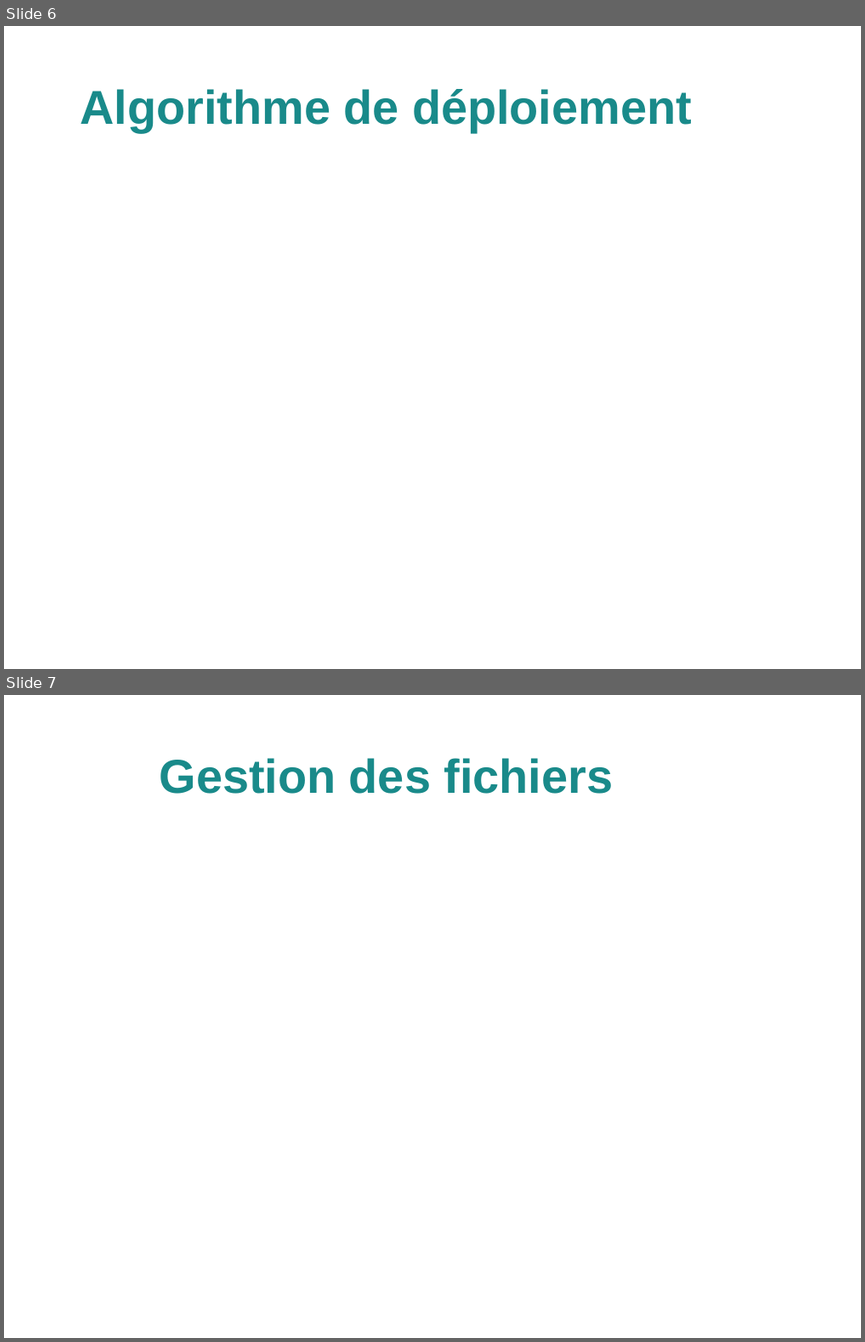
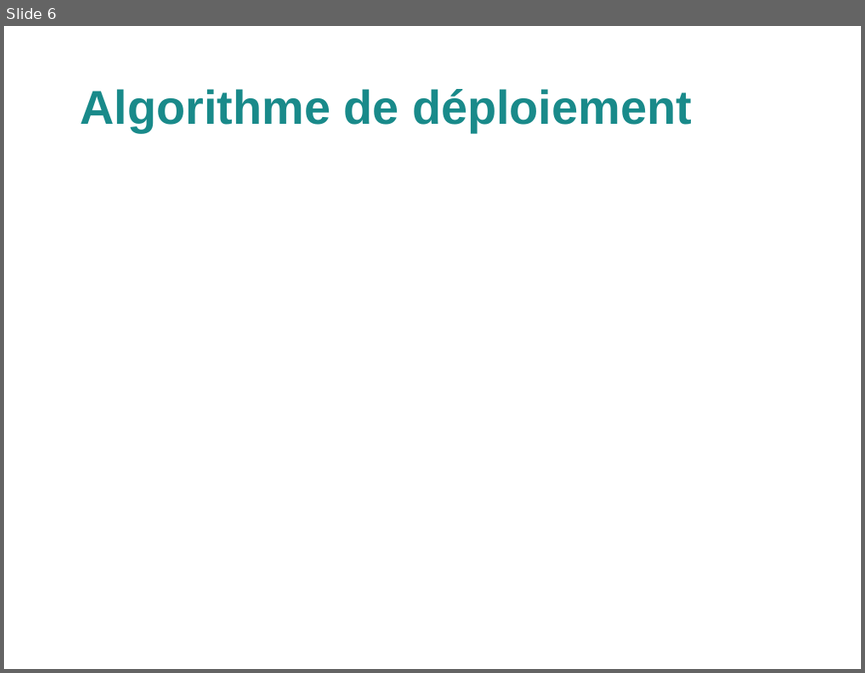
Before and after one commit to 64q/PolyPeer, a slide deck: doc/presentation/polypeer.odp. Shown one above the other, each under a label of ours: slides 6 and 7 before the commit, slide 6 after it. The pictures are 865x1342 and 865x673 pixels, drawn with LibreOffice and Linux fonts; fonts in the diff are those of the drawing; background and template pictures are left out. Boxes give left, top, right and bottom in pixels: in the first picture for what was removed or moved away, otherwise in the second. Text is boxed around its words. In the diff, an @@ line names an element or a change of style, - is before the commit and + after.

```diff
--- a/doc/presentation/polypeer.odp
+++ b/doc/presentation/polypeer.odp
@@ slide 7 removed at <box>4,695,861,1338</box>, background picture (left out) @@
@@ title removed at <box>160,758,613,794</box> @@
-Gestion des fichiers
```
Also in this commit, not shown: 15 slides changed, 1 slide added.
